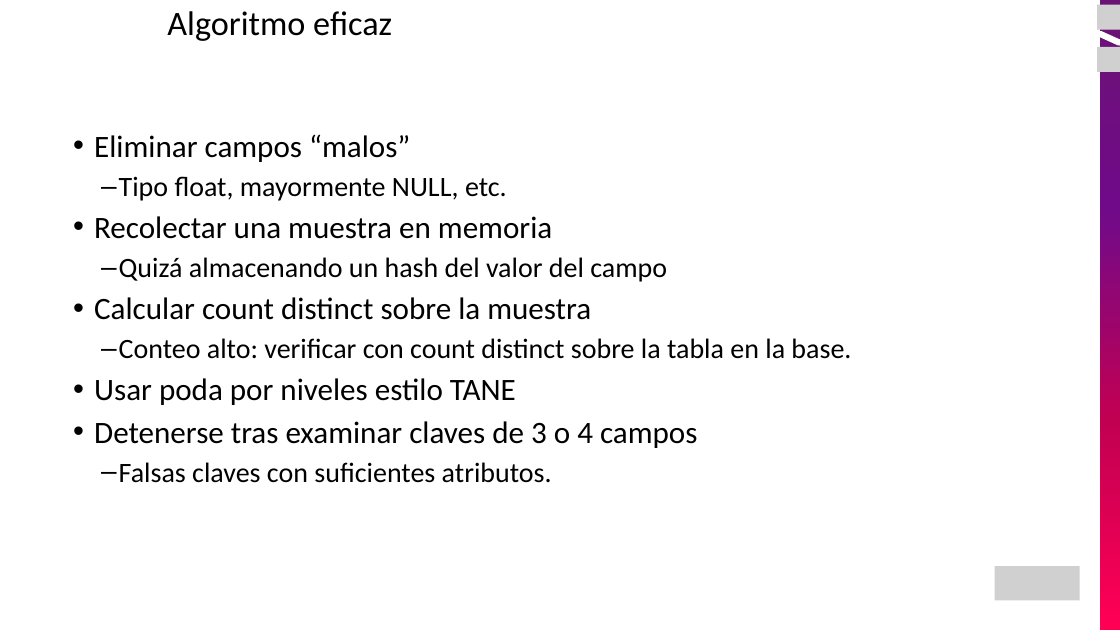
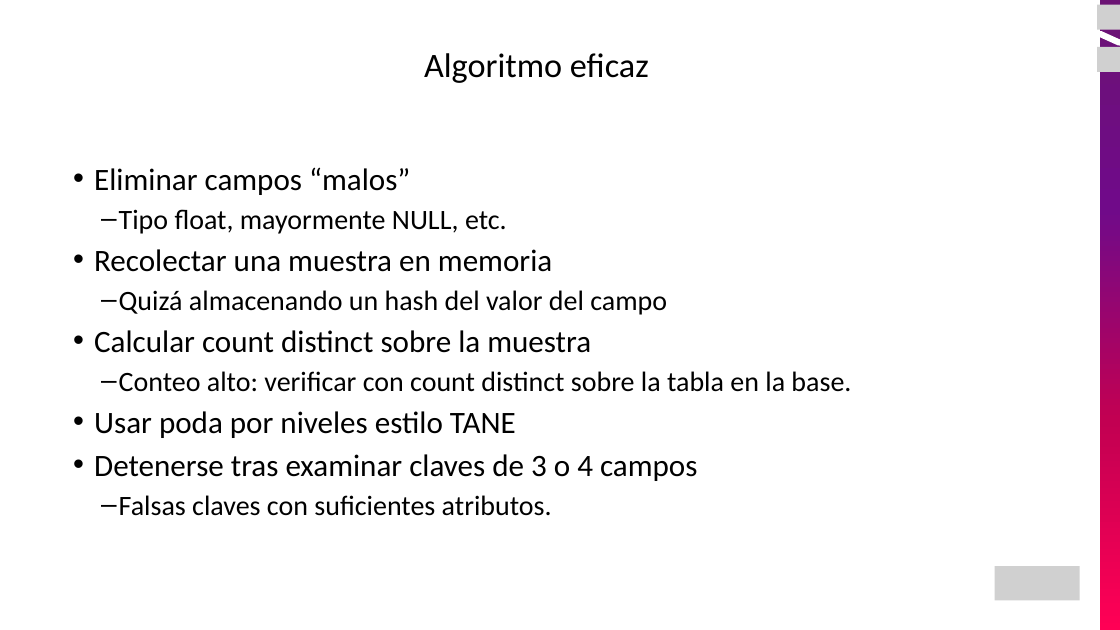
Before and after one commit to JEstebanMejiaV/curso-ingenieria-de-datos, a slide deck: slide 78 of modulo-06_Gobierno y Calidad de Datos/04_Calidad de Datos.pptx (slide 76 before the commit). Drawn at 1120x630 pixels with LibreOffice and Linux fonts; fonts in the diff are those of the drawing; grey boxes stand for pictures. Boxes give left, top, right and bottom in pixels: in the first picture for what was removed or moved away, otherwise in the second. Text is boxed around its words. In the diff, an @@ line names an element or a change of style, - is before the commit and + after.

```diff
--- a/modulo-06_Gobierno y Calidad de Datos/04_Calidad de Datos.pptx
+++ b/modulo-06_Gobierno y Calidad de Datos/04_Calidad de Datos.pptx
@@ text "Algoritmo eficaz": place and size @@
-text "Algoritmo eficaz" at (167,11,392,41)
+text "Algoritmo eficaz" at (424,53,649,83)
@@ text "Eliminar campos “malos”": place and size @@
-text "Eliminar campos “malos”" at (94,134,851,483)
+text "Eliminar campos “malos”" at (94,167,851,516)
```
Also in this commit, not shown: 28 other slides changed, 2 slides added, 4 other files.
